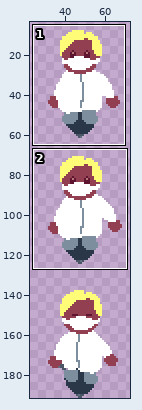
Sprite sheet, stored at Assets/art/Sprites/InternNoWeapon/InternMoveDown.png. Above: a wide view before the commit, with the close-up outlined.
Close-up. The starting point:
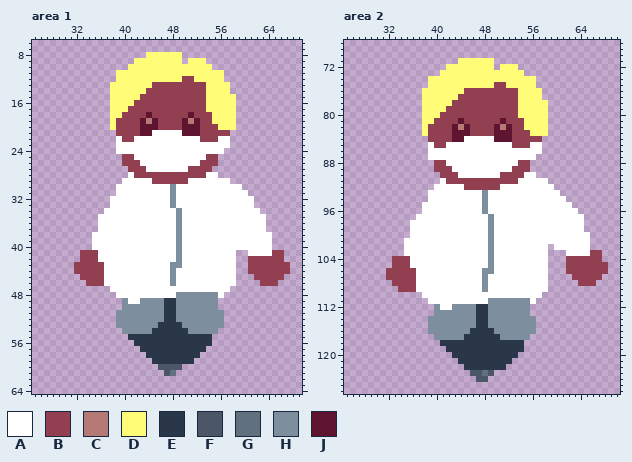
The file is 96x192 pixels. Colours within 5 levels of each other are drawn and written as one. Shown: area 1: x 25..69, y 6..64; area 2: x 25..70, y 68..126. The wide view leaves out empty margins. The commit also changed other parts of the picture, which this record leaves out.
Palette (. is transparent): A #ffffff  B #923f51  C #b57976  D #fffd78  E #2a3748  F #4b5767  G #61707f  H #7d8e9f  J #5f152f
New version:
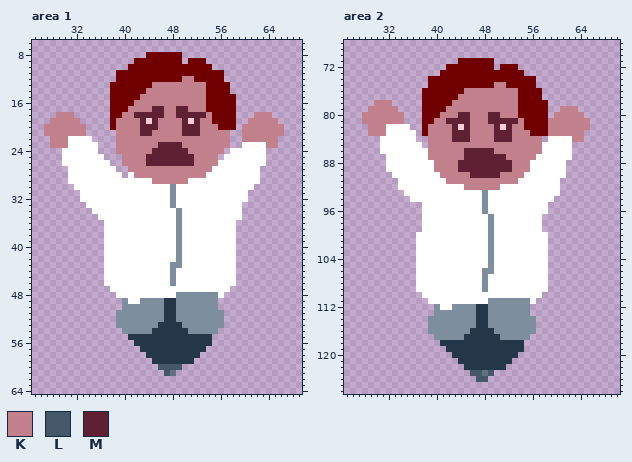
Colours new in this view: K #c1808b  L #455869  M #5f2033
What changed:
colour C: #b57976 -> #ffcdd7
colour D: #fffd78 -> #700000
colour E: #2a3748 -> #243749
Changed rows in their new state; - is a pixel that keeps its letter.
Area 1:
first column x 27:
12 -----------------------KK----------------
13 ------------------KKKKKKKKK--------------
14 -----------------KKKKKKKKKK--------------
15 ----------------KKKKKKKKKKK--------------
16 ---------------KKKKKKKKKKKK--------------
17 --------------KKKKMMKKMMKKK--------------
18 --KKK--------KKMMMMMKKMMMMMK-------KKK---
19 -KKKKK------KKKKM-MKKKKM-MKK------KKKKK--
20 KKKKKKK-----KKKKMMMKKKKMMMKKK----KKKKKKK-
21 KKKKKKK-----KKKKMMKKKKKMMMKKKKK--KKKKKKK-
22 -KKKAAAA----KKKKKKKKKKKKKKKKKKK--KKKKKK--
23 -KKKAAAAA---KKKKKKKMMMMKKKKKKKK--AAAAKK--
24 ---AAAAAA---KKKKKKMMMMMMKKKKKK-AAAAAA----
25 ---AAAAAAA---KKKKMMMMMMMMKKKK-AAAAAAA----
26 ---AAAAAAAA--KKKKMMMMMMMMKKKKAAAAAAAA----
27 ----AAAAAAAA--KKKKKKKKKKKKKKAAAAAAAA-----
28 ----AAAAAAAAA--KKKKKKKKKKKK--AAAAAAA-----
29 ----AAAAAAAAA-----KKKKKK-------AAAAA-----
30 -----AAAAAAA---------------------AA------
31 ------AAAAAA-----------------------------
32 ------AAAAA-----------------------.------
33 -------AAAA----------------------..------
34 --------AA-----------------------...-----
35 ---------------------------------....----
36 ---------.----------------------.....----
37 ---------.----------------------.....----
38 --------..----------------------......---
39 --------..----------------------......---
40 --------..----------------------......---
41 ------....------------------------......-
42 ------....------------------------......-
43 -----.....------------------------.......
44 -----.....------------------------.......
45 ------....-------------------------.....-
46 -------...--------------------------...--
first column x 46:
60 LLLL
61 -L--
Area 2:
first column x 28:
 75 ----------------------KK-----------------
 76 -----------------KKKKKKKKK---------------
 77 ----------------KKKKKKKKKK---------------
 78 --KKK----------KKKKKKKKKKK---------------
 79 -KKKKK--------KKKKKKKKKKKK-------KKK-----
 80 KKKKKKK------KKKMMKKKMMKKK------KKKKK----
 81 KKKKKKK-----KKMMMMKKKMMMMMK----KKKKKKK---
 82 -KKKAAAA---KKKKM-MKKKKM-MKK----KKKKKKK---
 83 -KKKAAAAA--KKKKMMMKKKKMMMKKK---KKKKKK----
 84 ---AAAAAA--KKKKMMMKKKKMMMKKKKK-AAAAKK----
 85 ---AAAAAAA-KKKKKKKKKKKKKKKKKKKAAAAA------
 86 ---AAAAAAAAKKKKKKMMMMMKKKKKKKKAAAAA------
 87 ----AAAAAAAKKKKKKMMMMMMMKKKKKAAAAAA------
 88 ----AAAAAAAAKKKKMMMMMMMMMKKKAAAAAA-------
 89 ----AAAAAAAAKKKKMMMMMMMMMKKKAAAAAA-------
 90 -----AAAAAAAAKKKKKMMMMMKKKK--AAAAA-------
 91 ------AAAAAAA-KKKKKKKKKKKK-----AA--------
 92 ------AAAAAA-----KKKKKK---------A--------
 93 -------AAAA------------------------------
 94 --------AAA---------------------..-------
 95 -------------------------------....------
 96 -------------------------------.....-----
 97 ---------.--------------------.......----
 98 --------..--------------------.......----
 99 --------..--------------------.......----
100 --------.----------------------.......---
101 -------..----------------------.......---
102 -------..-----------------------......---
103 -------..-------------------------......-
104 -----....-------------------------......-
105 -----....-------------------------.......
106 ----.....-------------------------.......
107 ----.....--------------------------.....-
108 -----....---------------------------...--
109 ------...--------------------------------
first column x 46:
123 LL-L
124 -LL-
Pixel boxes of the changes (left, top, right, bottom) in both close-ups:
changed: (44, 52, 290, 286)
changed: (128, 298, 212, 376)
changed: (362, 58, 608, 292)
changed: (440, 304, 524, 382)
